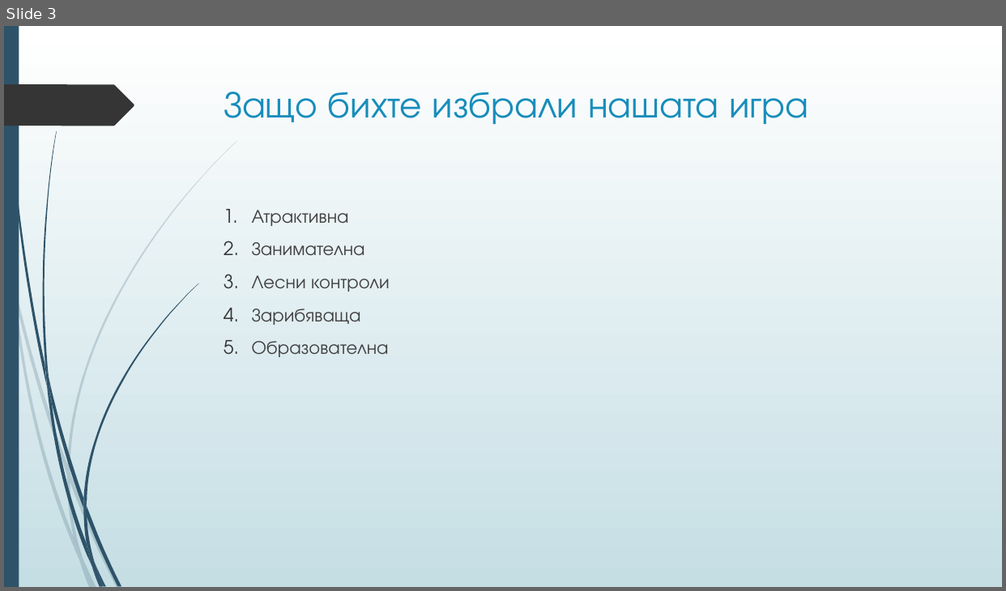
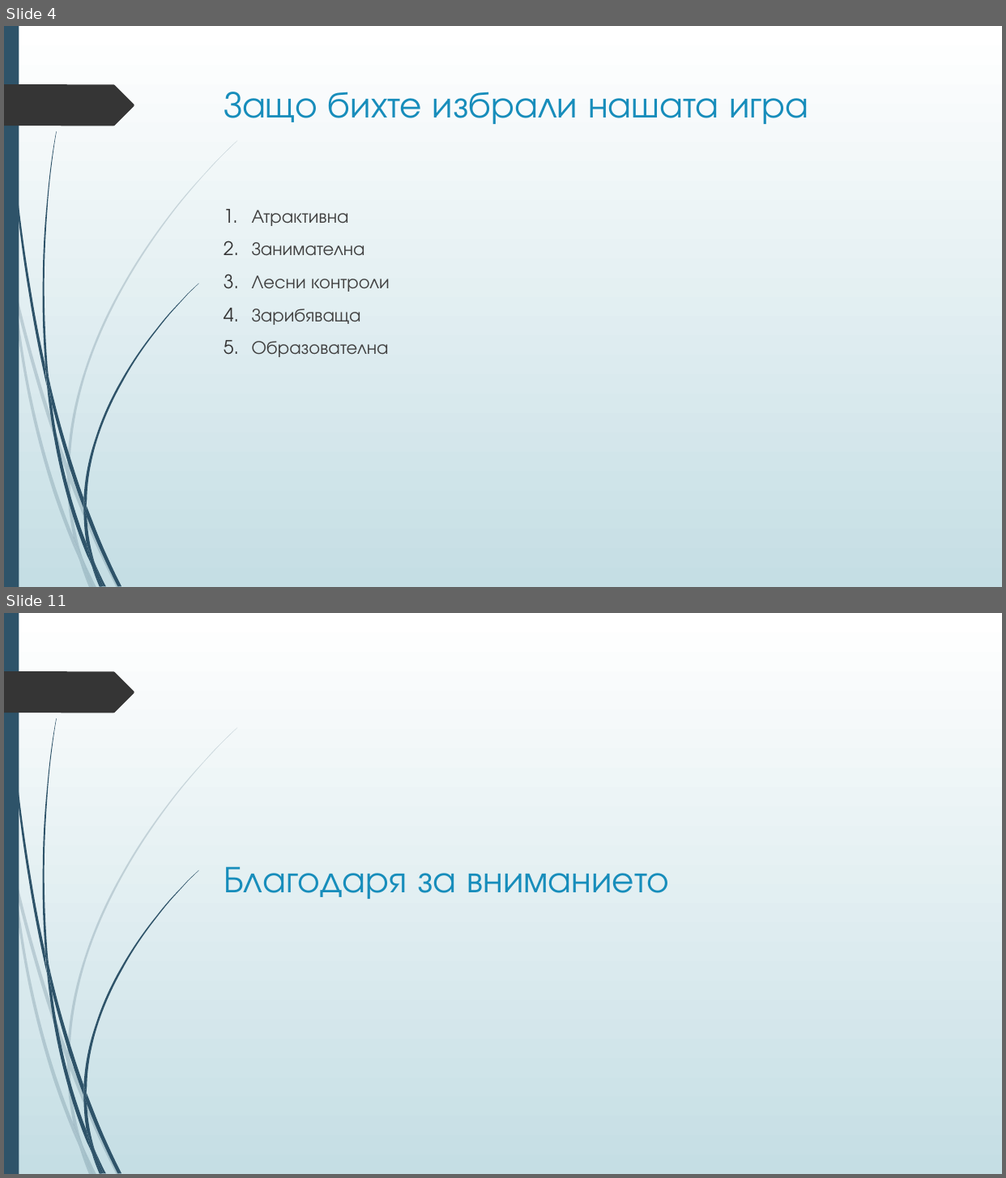
Before and after one commit to boki1/Hack30xTUES-, a slide deck: Hack 30 xTUES presentation.pptx. Shown one above the other, each under a label of ours: slide 3 before the commit, slides 4 and 11 after it; the slides between them are not shown. The pictures are 1006x591 and 1006x1178 pixels, drawn with LibreOffice and Linux fonts; fonts in the diff are those of the drawing; background and template pictures are left out. Boxes give left, top, right and bottom in pixels: in the first picture for what was removed or moved away, otherwise in the second. Text is boxed around its words. In the diff, an @@ line names an element or a change of style, - is before the commit and + after.

```diff
--- a/Hack 30 xTUES presentation.pptx
+++ b/Hack 30 xTUES presentation.pptx
@@ slide 11 added at <box>4,613,1002,1174</box>, background picture (left out); not listed: 24 template elements that a slide beside it also shows @@
@@ title added at <box>224,867,669,899</box>, 36 pt, text #178DBB @@
+Благодаря за вниманието
@@ what was slide 3 is now slide 4 @@
```
Also in this commit, not shown: 4 slides changed, 5 other slides added, 1 slide removed.
